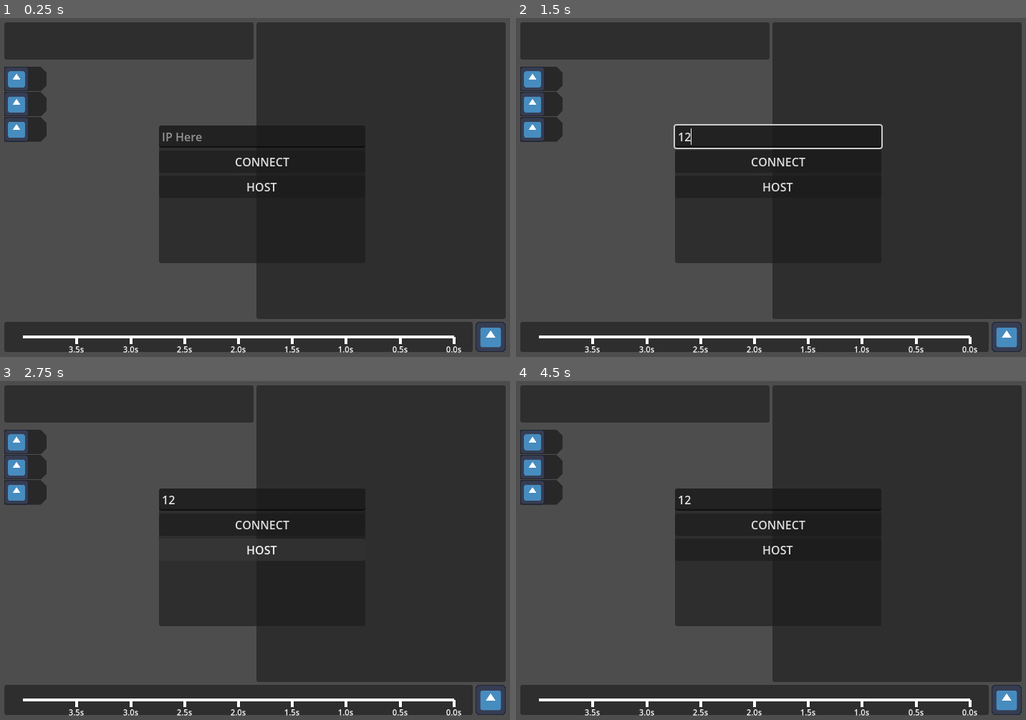
Above: before the commit, frames 1-4 (two rows, left to right).
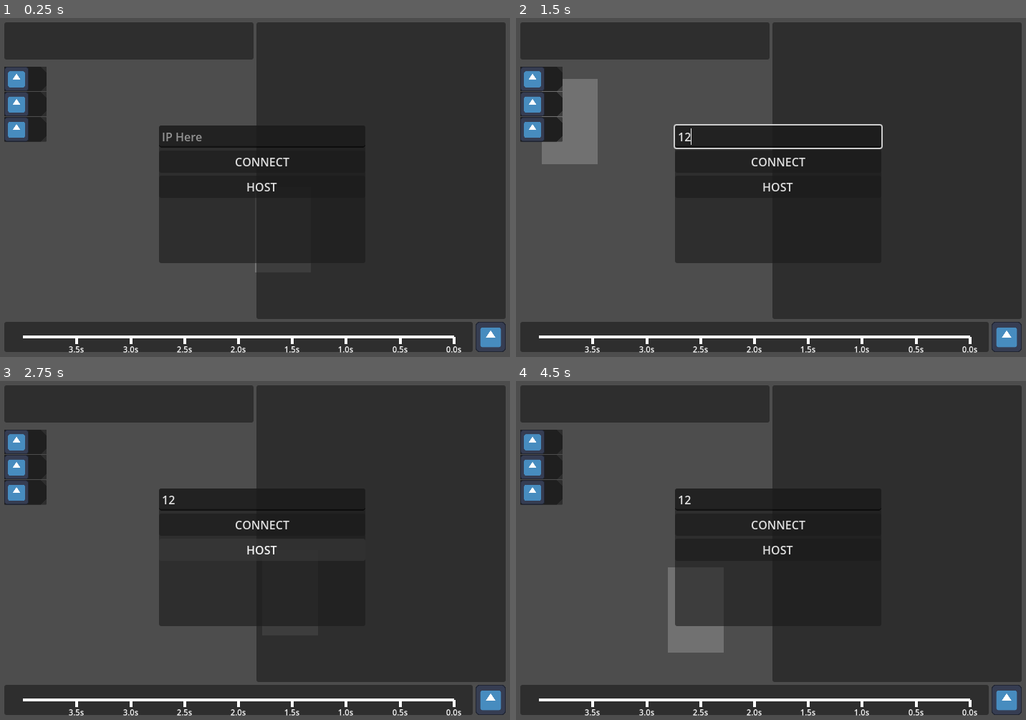
Above: after the commit, the same moments.

Repository: GlitchAnims/latent-depths
Game: Godot game, scene res://scenes/stronghold.tscn
Same seed, same stepped clock (60 frames per second), same inputs: the game is played once before the commit and once after it. The engine's default icon, where the game draws it, is replaced by a stand-in: a white triangle on a blue panel in a dark square.
Inputs (mouse positions are in pixels of both pictures, inside the frame that each line leads up to):
- Up to frame 1 (0.25 s): no input
- Up to frame 2 (1.5 s): click (776, 136) at 0.52 s; type "12" at 0.6 s; click (541, 79) at 1.27 s
- Up to frame 3 (2.75 s): click "HOST" at 2 s
- Up to frame 4 (4.5 s): click "CONNECT" at 2.75 s; move the mouse to (883, 533) at 3.52 s; hold D (ACT_East) 3.53-4.28 s; hold Shift (ACT_Shift) 3.53-4.28 s; move the mouse to (669, 567) at 4.27 s; hold S (ACT_South) from 4.28 s (still down); click (669, 567) at 4.35 s

The runs differ from the first frame. In frame 1, less than 0.1% of the frame differs, in the area x 8-51%, y 14-76%; in frame 2, 2.0%, in the area x 5-17%, y 14-44%; in frame 3, less than 0.1%; in frame 4, 1.2%.

Commit message:
Data and config for skills

Diff:
--- a/configs/SkillConfigs/BaseSkills/BasicMove.tres
+++ b/configs/SkillConfigs/BaseSkills/BaseMove.tres
@@ -4,4 +4,5 @@
 
 [resource]
 script = ExtResource("1_bt2nj")
+identifier = &"og_basemove"
 metadata/_custom_type_script = "uid://derk5pfmfhjf6"
--- /dev/null
+++ b/scenes/HUD/mouse_tooltip.tscn
@@ -0,0 +1,20 @@
+[gd_scene format=3 uid="uid://deis8xe157xuk"]
+
+[ext_resource type="Script" uid="uid://cux10e5ucshxe" path="res://scripts/HUD/MouseTooltip.gd" id="1_x87fy"]
+
+[node name="MouseTooltip" type="Control" unique_id=404117395]
+layout_mode = 3
+anchors_preset = 15
+anchor_right = 1.0
+anchor_bottom = 1.0
+grow_horizontal = 2
+grow_vertical = 2
+mouse_filter = 2
+script = ExtResource("1_x87fy")
+
+[node name="ColorRect" type="ColorRect" parent="." unique_id=2024715052]
+layout_mode = 0
+offset_right = 117.0
+offset_bottom = 178.0
+mouse_filter = 2
+color = Color(0.44346637, 0.44346634, 0.44346637, 1)
--- a/scenes/HUD/skill_button.tscn
+++ b/scenes/HUD/skill_button.tscn
@@ -28,6 +28,10 @@
 mouse_filter = 2
 theme_override_styles/panel = SubResource("StyleBoxFlat_nh5wf")
 
+[node name="Button" type="Button" parent="PanelContainer" unique_id=1885478319]
+layout_mode = 2
+focus_mode = 0
+
 [node name="VBox1" type="VBoxContainer" parent="." unique_id=1639515702]
 layout_mode = 0
 offset_left = 128.0
@@ -41,3 +45,6 @@
 offset_bottom = 128.0
 mouse_filter = 2
 texture = ExtResource("1_8mgkg")
+
+[connection signal="mouse_entered" from="PanelContainer/Button" to="." method="_MouseEnter_Button"]
+[connection signal="mouse_exited" from="PanelContainer/Button" to="." method="_MouseExit_Button"]
--- a/scenes/stronghold.tscn
+++ b/scenes/stronghold.tscn
@@ -2,8 +2,11 @@
 
 [ext_resource type="Script" uid="uid://dgh0cec8wivo" path="res://scripts/Stronghold.gd" id="1_mw8q0"]
 [ext_resource type="Script" uid="uid://bl4m2n6i335nw" path="res://scripts/Encompass.gd" id="2_hber8"]
+[ext_resource type="Script" uid="uid://derk5pfmfhjf6" path="res://scripts/Configs/SkillConfig.gd" id="2_umgfj"]
 [ext_resource type="Script" uid="uid://d2t127lkc868q" path="res://scripts/Gamespace.gd" id="3_eav5i"]
+[ext_resource type="Resource" uid="uid://b0gqw2sl3hcmn" path="res://configs/SkillConfigs/BaseSkills/BaseMove.tres" id="3_kj1sv"]
 [ext_resource type="Script" uid="uid://js26ljisydam" path="res://scripts/HUD/PlayerSpawner.gd" id="4_evvgm"]
+[ext_resource type="PackedScene" uid="uid://deis8xe157xuk" path="res://scenes/HUD/mouse_tooltip.tscn" id="5_cf4id"]
 [ext_resource type="Script" uid="uid://b0v6wf0jodgkf" path="res://scripts/HUD/SkillRack.gd" id="6_cf4id"]
 [ext_resource type="PackedScene" uid="uid://bhpd1ue316s2l" path="res://scenes/HUD/skill_button.tscn" id="6_i5rp2"]
 [ext_resource type="Script" uid="uid://cxv6jr8qhky3l" path="res://scripts/HUD/BattleTimeline.gd" id="7_v57l1"]
@@ -17,6 +20,7 @@
 
 [node name="Stronghold" type="Node" unique_id=495344873]
 script = ExtResource("1_mw8q0")
+og_skillconfigs = Array[ExtResource("2_umgfj")]([ExtResource("3_kj1sv")])
 
 [node name="PlayerSpawner" type="MultiplayerSpawner" parent="." unique_id=874524148]
 _spawnable_scenes = PackedStringArray("uid://7u5rpxdcfusb")
@@ -41,14 +45,19 @@
 transform = Transform3D(1, 0, 0, 0, 0.7071068, 0.7071068, 0, -0.7071068, 0.7071068, 0, 5.616629, 6.99713)
 current = true
 
-[node name="Encompass" type="PanelContainer" parent="." unique_id=1532195454 node_paths=PackedStringArray("SkillRack_Node")]
+[node name="Encompass" type="PanelContainer" parent="." unique_id=1532195454 node_paths=PackedStringArray("SkillRack_Node", "MouseTooltip_Node")]
 offset_right = 717.0
 offset_bottom = 480.0
 mouse_filter = 2
 theme_override_styles/panel = SubResource("StyleBoxEmpty_j02l2")
 script = ExtResource("2_hber8")
 SkillRack_Node = NodePath("VBox1/HBox1/VBox1/Skills/SkillRack")
+MouseTooltip_Node = NodePath("MouseShite/MouseTooltip")
 metadata/_edit_lock_ = true
+
+[node name="MouseShite" type="Node2D" parent="Encompass" unique_id=1435703666]
+
+[node name="MouseTooltip" parent="Encompass/MouseShite" unique_id=404117395 instance=ExtResource("5_cf4id")]
 
 [node name="VBox1" type="VBoxContainer" parent="Encompass" unique_id=437500129]
 layout_mode = 2
--- /dev/null
+++ b/scripts/Configs/InheritSkillConfig/SC_BaseMove.gd
@@ -0,0 +1,4 @@
+extends SkillConfig
+
+func FabricateSkillstructions() -> Array[SkillInstruction]:
+	return []
--- a/scripts/Configs/SkillConfig.gd
+++ b/scripts/Configs/SkillConfig.gd
@@ -1,5 +1,9 @@
 class_name SkillConfig extends Resource
+
+@export var identifier: StringName = &"modname_skillname"
 
 @export var icon: Texture = null
 @export var name: StringName = &"hi"
 @export var desc: StringName = &"this is a skill"
+
+func FabricateSkillstructions() -> Array[SkillInstruction]: return []
--- a/scripts/Encompass.gd
+++ b/scripts/Encompass.gd
@@ -1,11 +1,17 @@
 class_name Encompass extends PanelContainer
 
 @export var SkillRack_Node: SkillRack = null
+#@export var MouseShite_Node: Node2D = null
+@export var MouseTooltip_Node: MouseTooltip = null
 
 func _ready() -> void:
 	ClientData.viewportSize_changed.connect(UpdateSize)
 	GameData.sig_actor_changed.connect(UpdateForActor)
 	UpdateSize()
+
+@warning_ignore("unused_parameter")
+func _process(delta: float) -> void:
+	if MouseTooltip_Node.visible: MouseTooltip_Node.position = ClientData.mousePos
 
 func UpdateSize() -> void:
 	set_begin(Vector2.ZERO)
@@ -13,6 +19,16 @@
 
 	var itemscale: Vector2 = Vector2(1,1) * minf(ClientData.viewportScale, 1.0)
 	SkillRack_Node.scale = itemscale * 0.4
+	MouseTooltip_Node.scale = itemscale
+
+func ClearTooltip() -> void:
+	MouseTooltip_Node.visible = false
+
+func MakeTooltip() -> void:
+	MouseTooltip_Node.visible = true
+	MouseTooltip_Node.position = ClientData.mousePos
+
+
 
 func UpdateForActor() -> void:
 	var current_actor: Unit = GameData.current_actor
--- a/scripts/Global/ClientData.gd
+++ b/scripts/Global/ClientData.gd
@@ -99,3 +99,5 @@
 func _unhandled_input(event):
 	if event is InputEventMouseMotion:
 		mouseEvent_relVec = event.relative
+
+var temp_skillstruction_list: Array[SkillInstruction] = []
--- a/scripts/Global/GameData.gd
+++ b/scripts/Global/GameData.gd
@@ -2,6 +2,7 @@
 
 var Stronghold_Node: Stronghold = null
 var Gamespace_Node: Gamespace = null
+var Encompass_Node: Encompass = null
 var HandHUD_Node: HandHUD = null
 var ConnectMenuNode: ConnectMenu = null
 
@@ -23,6 +24,8 @@
 var configlist_bufs: Array[BufConfig] = []
 var tibialist_bufs: Array[BufTibia] = []
 var tibiadict_bufs: Dictionary[StringName, BufTibia] = {}
+
+var skillConfig_dict: Dictionary[StringName, SkillConfig] = {}
 
 func ActualizeConfigLists(extracards: Array[CardConfig]) -> void:
 	configlist_cards.clear()
--- a/scripts/HUD/BattleTimeline.gd
+++ b/scripts/HUD/BattleTimeline.gd
@@ -11,6 +11,7 @@
 
 var myturn_list: Array[TimelineMarker] = []
 var secondmarker_list: Array[TimelineMarker_Seconds] = []
+var skillstruction_line_list: Array[Line2D] = []
 
 static func SetTimelineLimit() -> void:
 	var longest: int = time_per_second * 4
@@ -20,6 +21,16 @@
 
 	@warning_ignore("narrowing_conversion")
 	timeline_limit = longest
+
+func _ready() -> void:
+	for i in 6:
+		var newnode: Line2D = Line2D.new()
+		newnode.visible = false
+		newnode.width = 3.0
+		newnode.add_point(Vector2.ZERO)
+		newnode.add_point(Vector2(1,0))
+		RulerLine_Node.add_child(newnode)
+		skillstruction_line_list.push_back(newnode)
 
 @warning_ignore("unused_parameter")
 func _physics_process(delta: float) -> void:
@@ -75,6 +86,37 @@
 		var timeline_pos: float = timeline_mult * (line_end.x-line_start.x)
 		marker.position = line_end - Vector2(timeline_pos,0)
 
+	var ins_list: Array[SkillInstruction] = ClientData.temp_skillstruction_list
+	var ins_count: int = ins_list.size()
+	for i in skillstruction_line_list.size():
+		var line: Line2D = skillstruction_line_list[i]
+		line.visible = i < ins_count
+
+	var last_ins_time: int = 0
+	for i in ins_count:
+		var line: Line2D = skillstruction_line_list[i]
+		var ins: SkillInstruction = ins_list[i]
+		var ins_time: int = last_ins_time + ins.timer
+		var ins_color: Color = Color.CHOCOLATE
+
+		var ins_start_mult: float = float(last_ins_time) / timeline_limit
+		var ins_start_pos: float = ins_start_mult * (line_end.x-line_start.x)
+
+		var ins_end_mult: float = float(ins_time) / timeline_limit
+		var ins_end_pos: float = ins_end_mult * (line_end.x-line_start.x)
+
+		if ins.ins_type == SkillInstruction.INS_TYPE.down and i == ins_count-1:
+			if i == ins_count-1: ins_color = Color.RED
+			line.set_point_position(0,line_end - Vector2(ins_start_pos,0))
+			line.set_point_position(0,line_end - Vector2(ins_end_pos,0))
+		elif ins.ins_type == SkillInstruction.INS_TYPE.ability:
+			ins_color = Color.VIOLET
+			line.set_point_position(0,line_end - Vector2(ins_start_pos,0))
+			line.set_point_position(0,line_end - Vector2(ins_start_pos,2))
+
+		line.default_color = ins_color
+		last_ins_time = ins_time
+
 func RefreshAllMarkers(unit_list: Array[Unit]) -> void:
 	var marker_count: int = myturn_list.size()
 	for i in marker_count:
--- /dev/null
+++ b/scripts/HUD/MouseTooltip.gd
@@ -0,0 +1 @@
+class_name MouseTooltip extends Control
--- a/scripts/HUD/SkillButton.gd
+++ b/scripts/HUD/SkillButton.gd
@@ -2,5 +2,16 @@
 
 @onready var icon_node: TextureRect = $Icon
 
+var skillRack_ref: SkillRack = null
+
 func SetIcon(newImage:Texture) -> void:
 	icon_node.texture = newImage
+
+
+
+func _MouseEnter_Button() -> void:
+	skillRack_ref.MouseCheckSkillButton(self, true)
+
+
+func _MouseExit_Button() -> void:
+	skillRack_ref.MouseCheckSkillButton(self, false)
--- a/scripts/HUD/SkillRack.gd
+++ b/scripts/HUD/SkillRack.gd
@@ -10,8 +10,15 @@
 	for skill in unit.skill_list:
 		var config: SkillConfig = skill.skillConfig_ref
 		var skillButton: SkillButton = skillbutton_scene.instantiate()
+		skillButton.skillRack_ref = self
 		add_child(skillButton)
 		skillButton.SetIcon(config.icon)
+
+
+func MouseCheckSkillButton(skillButton: SkillButton, entered: bool) -> void:
+	if entered: GameData.Encompass_Node.MakeTooltip()
+	else: GameData.Encompass_Node.ClearTooltip()
+
 
 func UpdateSkillRack(unit: Unit) -> void:
 	_ClearSkillButtons()
--- /dev/null
+++ b/scripts/SkillScripts/SS_BaseMove.gd
@@ -0,0 +1,7 @@
+extends SkillBase
+
+func IsHexSelectable(fromHex: Hex, toHex: Hex) -> bool:
+	var from_coord: Vector2i = fromHex.coord
+	var to_coord: Vector2i = toHex.coord
+
+	return true
--- a/scripts/Stronghold.gd
+++ b/scripts/Stronghold.gd
@@ -6,10 +6,12 @@
 
 @export var og_extracards: Array[CardConfig] = []
 @export var og_bufs: Array[BufConfig] = []
+@export var og_skillconfigs: Array[SkillConfig] = []
 
 func _ready() -> void:
 	GameData.Stronghold_Node = self
 	GameData.Gamespace_Node = Gamespace_Node
+	GameData.Encompass_Node = Encompass_Node
 
 	#var configsDir: DirAccess = DirAccess.open("res://configs/")
 	#if configsDir: VanillaUtil.LoadConfigFiles(configsDir)
@@ -18,6 +20,9 @@
 
 	GameData.ActualizeConfigLists(og_extracards)
 	GameData.ActualizeTibiaList()
+
+	for config: SkillConfig in og_skillconfigs:
+		GameData.skillConfig_dict[config.identifier] = config
 
 	for config in GameData.configlist_bufs:
 		Gamespace_Node.AddBufSceneAutoSpawn(config.unit_scene.resource_path)
--- a/scripts/Types/SkillBase.gd
+++ b/scripts/Types/SkillBase.gd
@@ -1,12 +1,14 @@
-class_name SkillBase extends Node
+class_name SkillBase extends RefCounted
 
 var skillConfig_ref: SkillConfig = null
+var unit_ref: Unit = null
+
 var loudness_value: int = 0
 var instruction_list: Array[SkillInstruction] = []
 var resource_cost: int = 0
 
-func IsHexSelectable(newHex: Hex) -> bool:
-	return true
+func IsHexSelectable(_fromHex: Hex, _toHex: Hex) -> bool: return true
+func CanBeUsed() -> bool: return true
 
 func GetSumDelay() -> int:
 	return 0
--- a/scripts/Types/SkillInstruction.gd
+++ b/scripts/Types/SkillInstruction.gd
@@ -1,3 +1,9 @@
 class_name SkillInstruction extends RefCounted
 
-var timer: int = 1
+var timer: int = 0
+var ins_type: INS_TYPE = INS_TYPE.down
+
+enum INS_TYPE{
+	down,
+	ability
+}
--- a/scripts/Types/Unit.gd
+++ b/scripts/Types/Unit.gd
@@ -7,8 +7,14 @@
 @onready var ID_Label: Label3D = $"ID"
 @onready var TurnMarker_Node: Node3D = $"Tringl"
 
+const BaseMove = preload("res://scripts/SkillScripts/SS_BaseMove.gd")
+
 ## Called by Server when spawned, before adding as child to tree.
 func Server_SetupForSpawn(uniqueunitid: int) -> void:
+	var basemove: BaseMove = BaseMove.new()
+	basemove.skillConfig_ref = GameData.skillConfig_dict[&"og_basemove"]
+	skill_list.push_back(basemove)
+
 	unitID = uniqueunitid
 	SetupHP(1000)
 	## TODO Stress setup
Not shown, added: scripts/Configs/InheritSkillConfig/SC_BaseMove.gd.uid
Not shown, added: scripts/HUD/MouseTooltip.gd.uid
Not shown, added: scripts/SkillScripts/SS_BaseMove.gd.uid
